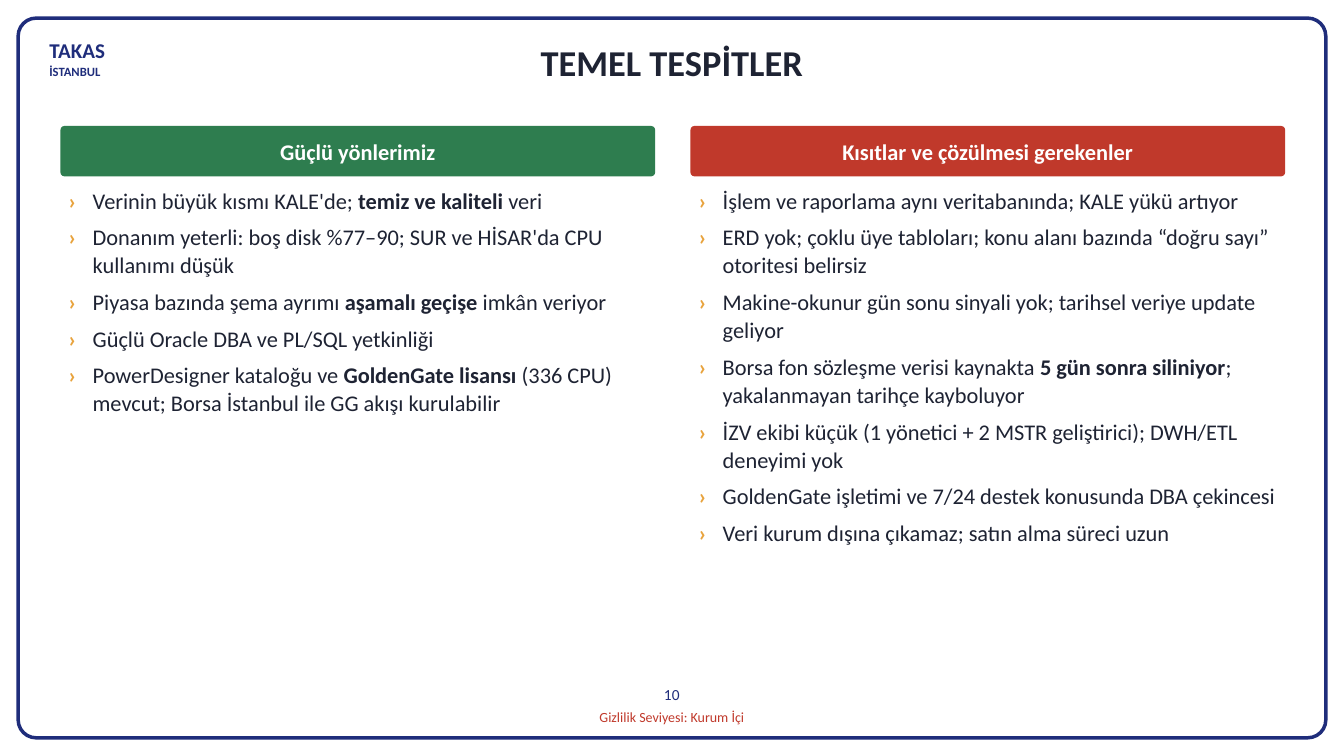
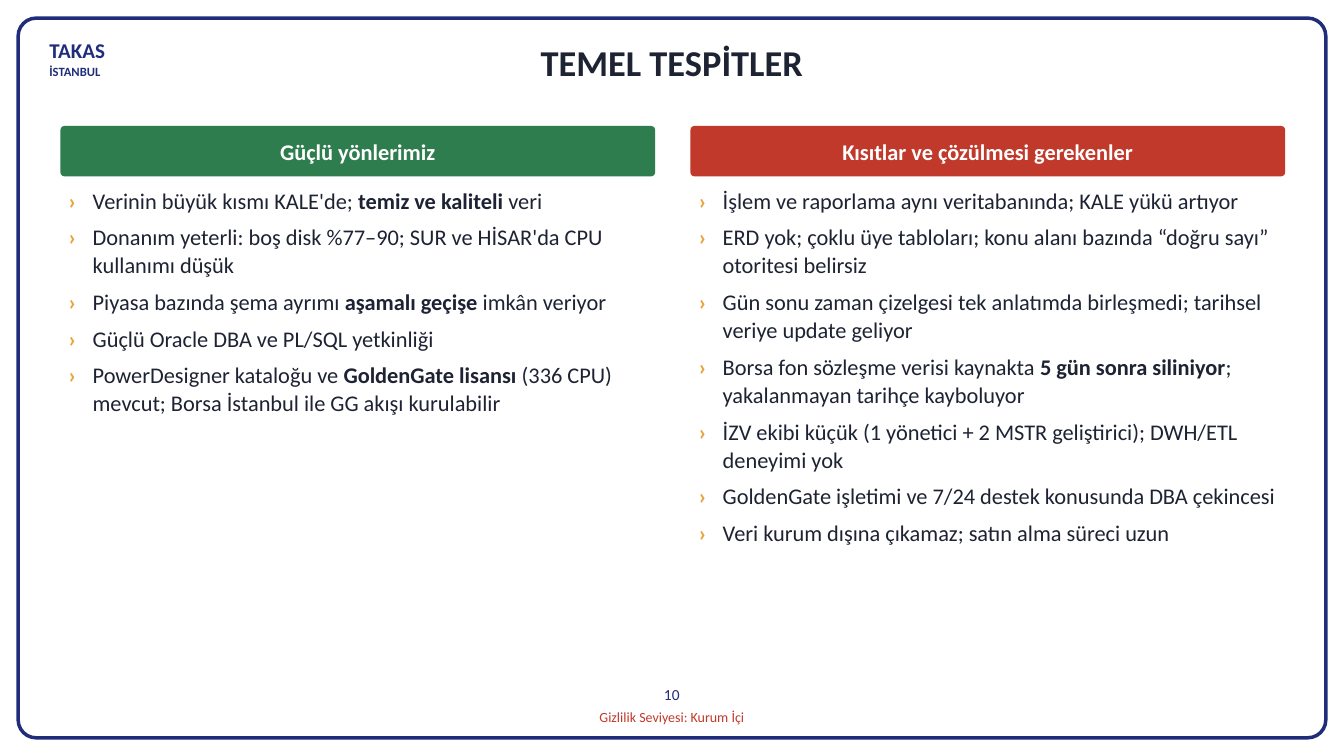
Before and after one commit to hanifidemirel0/Cursor-Projects, a slide deck: slide 10 of outputs/dwh-sunum-kasim-2026/5 - DWHSunum_Kasim2026.pptx. Drawn at 1344x756 pixels with LibreOffice and Linux fonts; fonts in the diff are those of the drawing. Boxes give left, top, right and bottom in pixels: in the first picture for what was removed or moved away, otherwise in the second. Text is boxed around its words. In the diff, an @@ line names an element or a change of style, - is before the commit and + after.

```diff
--- a/outputs/dwh-sunum-kasim-2026/5 - DWHSunum_Kasim2026.pptx
+++ b/outputs/dwh-sunum-kasim-2026/5 - DWHSunum_Kasim2026.pptx
@@ text at bbox=[723, 294, 1261, 342]: text changed @@
-› Makine-okunur gün sonu sinyali yok; tarihsel veriye update geliyor
+› Gün sonu zaman çizelgesi tek anlatımda birleşmedi; tarihsel veriye update geliyor
```
Also in this commit, not shown: 3 other slides changed, 7 other files.
